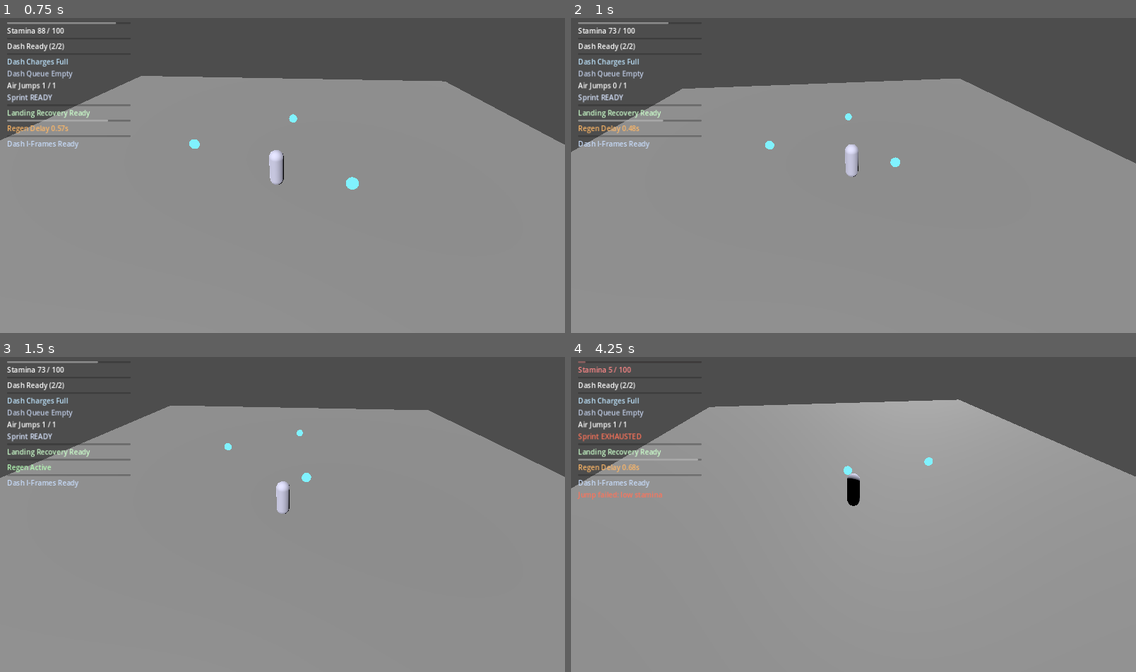
Above: before the commit, frames 1-4 (two rows, left to right).
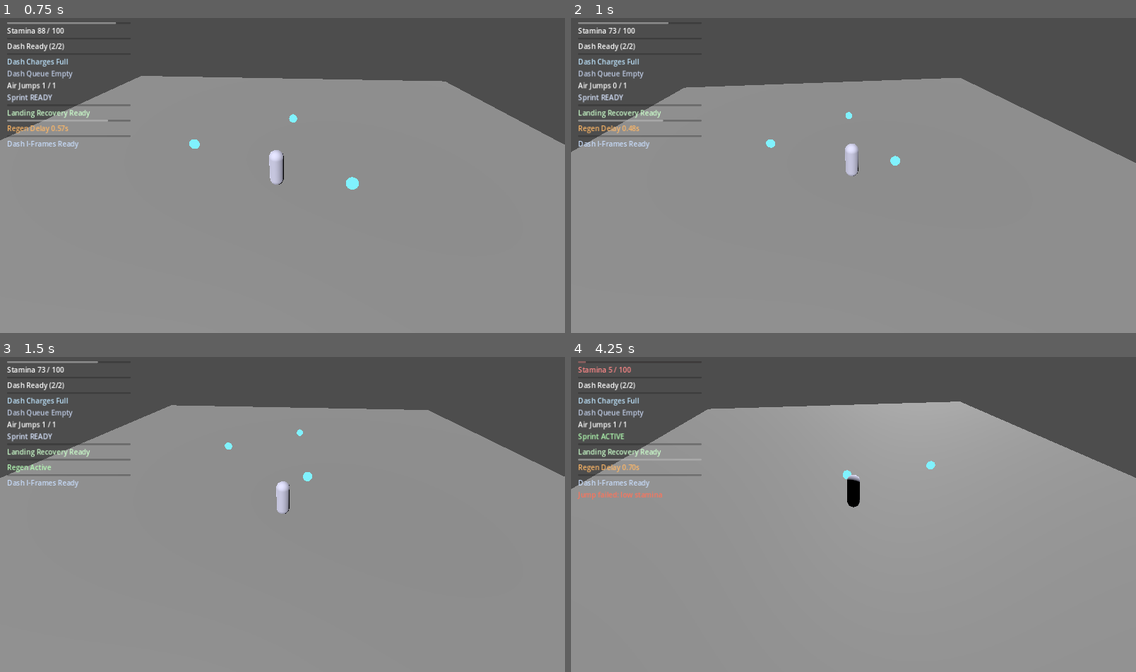
Above: after the commit, the same moments.

Repository: thegoatleroyjenkins/arpg-game
Game: Godot game, scene res://prototype3d/main_3d.tscn
Same seed, same stepped clock (60 frames per second), same inputs: the game is played once before the commit and once after it. This scene is started directly instead of the project's main scene.
Inputs (mouse positions are in pixels of both pictures, inside the frame that each line leads up to):
- Up to frame 1 (0.75 s): tap Enter (ui_accept) at 0.5 s; move the mouse to (310, 172) at 0.52 s; hold W (move_up) from 0.53 s (still down); tap Space (jump) at 0.6 s
- Up to frame 2 (1 s): keep holding W (move_up); tap Space (jump) at 0.77 s
- Up to frame 3 (1.5 s): keep holding W (move_up); tap Space (jump) at 1.07 s; move the mouse to (254, 514) at 1.27 s; click (254, 514) at 1.35 s
- Up to frame 4 (4.25 s): keep holding W (move_up); tap Space (jump) at 1.52, 1.55, 1.82, 2.3, 3.02, 3.05, 3.32, 3.77, 3.8, 4.07 s; move the mouse to (864, 508) at 2.02 s; tap R (camera_recenter) at 2.1 s; move the mouse to (847, 517) at 2.77 s; tap Q (dash) at 2.85 s; move the mouse to (893, 517) at 3.52 s; hold Shift (sprint) from 3.53 s (still down)

Frame 1 is identical in both runs. In frame 2, 0.3% of the frame differs, in the area x 3-100%, y 19-51%; in frame 3, less than 0.1%; in frame 4, 0.8%, in the area x 0-100%, y 1-48%.

Commit message:
Add data-driven directional boost for air jumps

Diff:
--- a/prototype3d/default_player_tuning_3d.tres
+++ b/prototype3d/default_player_tuning_3d.tres
@@ -8,6 +8,8 @@
 sprint_multiplier = 1.6
 jump_velocity = 4.5
 gravity = 12.0
+air_jump_horizontal_boost = 2.2
+air_jump_horizontal_speed_cap = 8.8
 jump_release_gravity_multiplier = 2.2
 max_fall_speed = 18.0
 sprint_jump_momentum_multiplier = 1.12
--- a/prototype3d/player_3d.gd
+++ b/prototype3d/player_3d.gd
@@ -143,6 +143,7 @@
 		if can_ground_jump:
 			coyote_time_left = 0.0
 		elif can_air_jump:
+			_apply_air_jump_horizontal_boost()
 			air_jumps_left -= 1
 			_emit_air_jumps_changed()
 
@@ -372,6 +373,33 @@
 	velocity.x = boosted_velocity.x
 	velocity.z = boosted_velocity.z
 
+func _apply_air_jump_horizontal_boost() -> void:
+	var boost: float = max(0.0, tuning.air_jump_horizontal_boost)
+	if boost <= 0.0:
+		return
+	var boost_direction: Vector3 = _resolve_air_jump_boost_direction()
+	if boost_direction.length() <= 0.01:
+		return
+	var horizontal_velocity := Vector3(velocity.x, 0.0, velocity.z)
+	var speed_cap: float = max(tuning.move_speed, tuning.air_jump_horizontal_speed_cap)
+	var boosted_velocity: Vector3 = horizontal_velocity + boost_direction * boost
+	if boosted_velocity.length() > speed_cap:
+		boosted_velocity = boosted_velocity.normalized() * speed_cap
+	velocity.x = boosted_velocity.x
+	velocity.z = boosted_velocity.z
+
+func _resolve_air_jump_boost_direction() -> Vector3:
+	if recent_move_direction_left > 0.0 and recent_move_direction.length() > 0.01:
+		return recent_move_direction.normalized()
+	var horizontal_velocity := Vector3(velocity.x, 0.0, velocity.z)
+	if horizontal_velocity.length() > 0.01:
+		return horizontal_velocity.normalized()
+	var forward := -global_transform.basis.z
+	forward.y = 0.0
+	if forward.length() <= 0.01:
+		return Vector3.ZERO
+	return forward.normalized()
+
 func _start_dash(move_dir: Vector3) -> void:
 	if landing_recovery_left > 0.0:
 		landing_recovery_left = 0.0
--- a/prototype3d/player_tuning_3d.gd
+++ b/prototype3d/player_tuning_3d.gd
@@ -8,6 +8,11 @@
 @export var coyote_time: float = 0.12
 @export var jump_buffer_time: float = 0.12
 @export var max_air_jumps: int = 1
+
+@export_group("Air Jump Feel")
+@export var air_jump_horizontal_boost: float = 2.2
+@export var air_jump_horizontal_speed_cap: float = 8.8
+
 @export var jump_release_gravity_multiplier: float = 2.2
 @export var jump_apex_gravity_multiplier: float = 0.7
 @export var jump_apex_vertical_speed_threshold: float = 1.0
Not shown, changed: README.md
